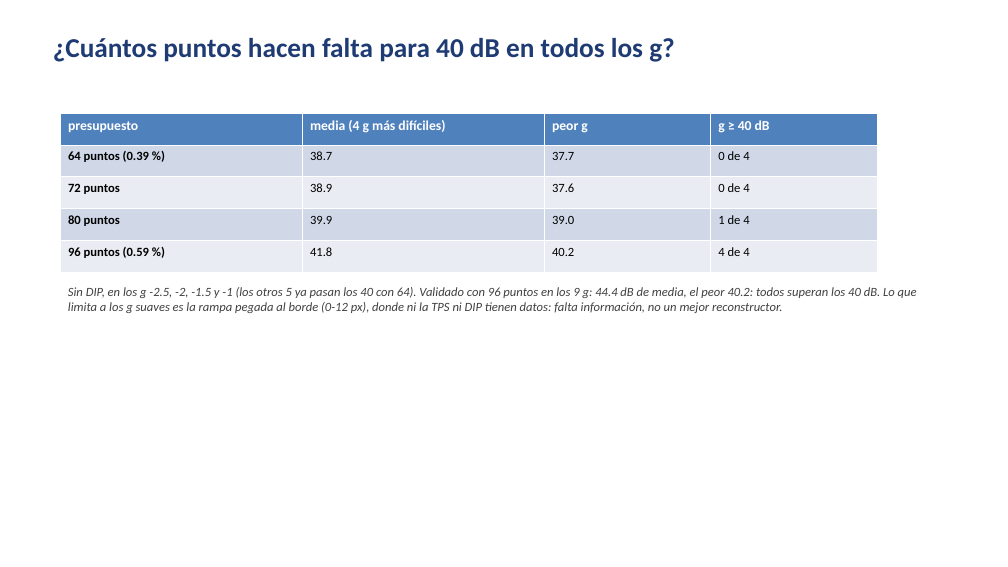
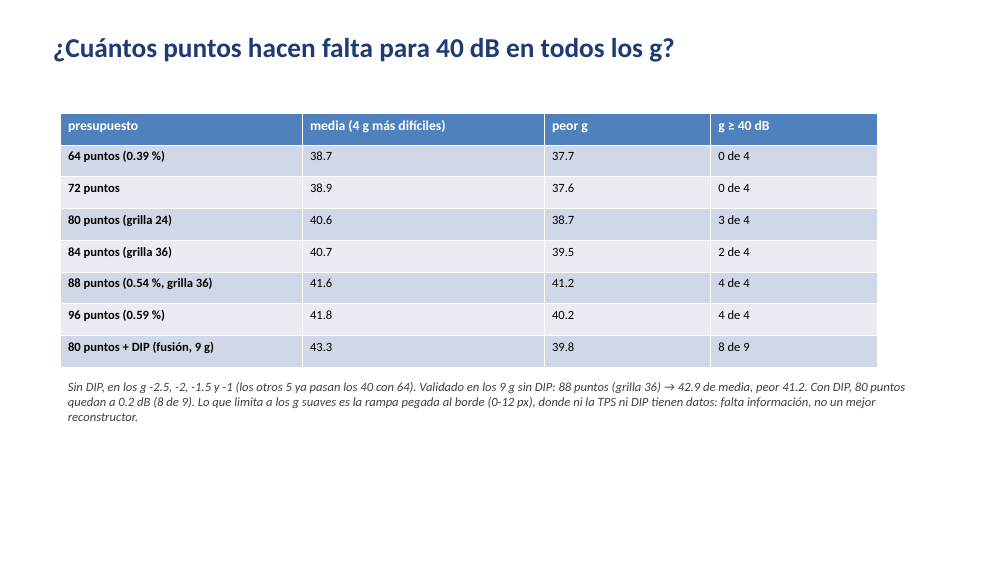
Before and after one commit to santiafonso/Tesis, a slide deck: slide 23 of presentaciones/presentacion4_autoexp/presentacion4_autoexp.pptx. Drawn at 1008x567 pixels with LibreOffice and Linux fonts; fonts in the diff are those of the drawing. Boxes give left, top, right and bottom in pixels: in the first picture for what was removed or moved away, otherwise in the second. Text is boxed around its words. In the diff, an @@ line names an element or a change of style, - is before the commit and + after.

Commit message:
autoexp: minimo sin DIP = 88 pts (grilla 36): 9 g >= 41.2 dB

```diff
--- a/presentaciones/presentacion4_autoexp/presentacion4_autoexp.pptx
+++ b/presentaciones/presentacion4_autoexp/presentacion4_autoexp.pptx
@@ table at box(60, 113, 877, 368) @@
-row 4: 80 puntos | 39.9 | 39.0 | 1 de 4
+row 4: 80 puntos (grilla 24) | 40.6 | 38.7 | 3 de 4
+row 5: 84 puntos (grilla 36) | 40.7 | 39.5 | 2 de 4
+row 6: 88 puntos (0.54 %, grilla 36) | 41.6 | 41.2 | 4 de 4
+row 8: 80 puntos + DIP (fusión, 9 g) | 43.3 | 39.8 | 8 de 9
@@ text at box(68, 382, 905, 421): text changed @@
-Sin DIP, en los g -2.5, -2, -1.5 y -1 (los otros 5 ya pasan los 40 con 64). Validado con 96 puntos en los 9 g: 44.4 dB de media, el peor 40.2: todos superan los 40 dB. Lo que limita a los g suaves es la rampa pegada al borde (0-12 px), donde ni la TPS ni DIP tienen datos: falta información, no un mejor reconstructor.
+Sin DIP, en los g -2.5, -2, -1.5 y -1 (los otros 5 ya pasan los 40 con 64). Validado en los 9 g sin DIP: 88 puntos (grilla 36) → 42.9 de media, peor 41.2. Con DIP, 80 puntos quedan a 0.2 dB (8 de 9). Lo que limita a los g suaves es la rampa pegada al borde (0-12 px), donde ni la TPS ni DIP tienen datos: falta información, no un mejor reconstructor.
```
Also in this commit, not shown: 3 other files.
